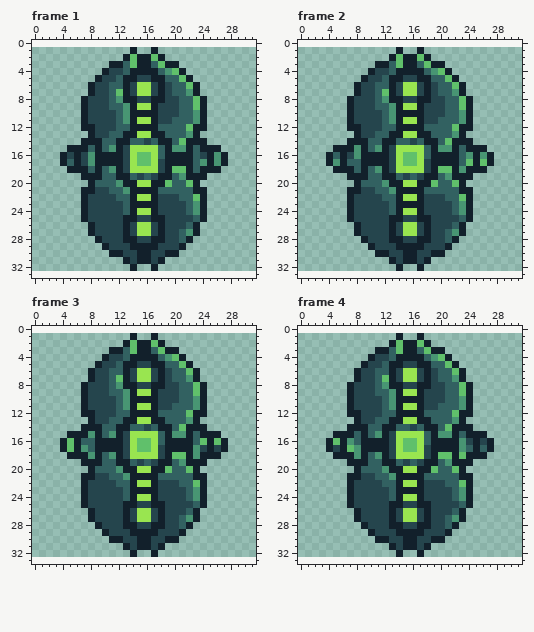
Two states of a pixel-art file, Project_Bolts/lib/spritesheets/Animations/LaserAntlion/Roll/Antlion_Roll.aseprite. That is the earlier state.
32x32 pixels, 6 frames. Shown: frame 1, frame 2, frame 3, frame 4. The old version is drawn lined up with the new one, on the new canvas. The commit also changed other frames, which this record leaves out.
The same view after the edit:
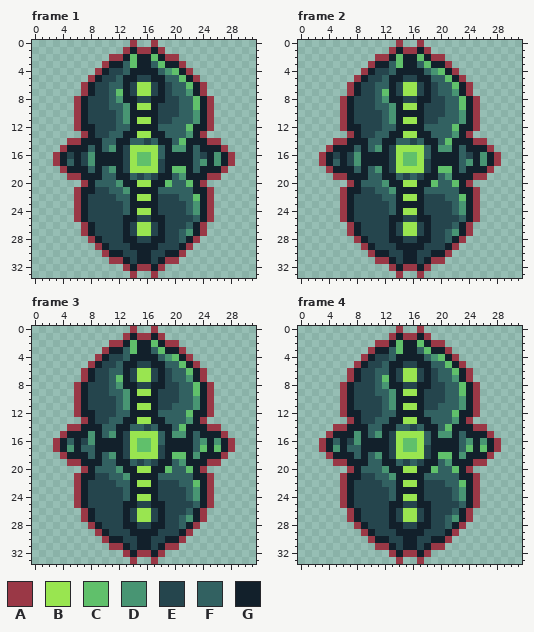
Palette (. is transparent): A #9a3846  B #99e550  C #60c06b  D #489573  E #25454d  F #326161  G #12202b
Edits made:
canvas 32x32 -> 32x34, the old top-left corner now at 0,1
Changed rows in their new state; - is an unchanged pixel.
Frame 1:
first column x 3:
 0 -----------A--A-----------
 1 ----------A-AA-A----------
 2 --------AA------AA--------
 3 -------A----------A-------
 4 ------A------------A------
 5 -----A--------------A-----
 6 ----A----------------A----
 7 ----A----------------A----
 8 ---A------------------A---
 9 ---A------------------A---
10 ---A------------------A---
11 ---A------------------A---
12 ---A------------------A---
13 ----A----------------A----
14 --AA------------------AA--
15 -A----------------------A-
16 A------------------------A
17 A------------------------A
18 -A----------------------A-
19 --AA------------------AA--
20 ----A----------------A----
21 ---A------------------A---
22 ---A------------------A---
23 ---A------------------A---
24 ---A------------------A---
25 ---A------------------A---
26 ----A----------------A----
27 ----A----------------A----
28 -----A--------------A-----
29 ------A------------A------
30 -------A----------A-------
31 --------AA------AA--------
32 ----------A-AA-A----------
33 -----------A--A-----------
Frame 2:
first column x 3:
 0 -----------A--A-----------
 1 ----------A-AA-A----------
 2 --------AA------AA--------
 3 -------A----------A-------
 4 ------A------------A------
 5 -----A--------------A-----
 6 ----A----------------A----
 7 ----A----------------A----
 8 ---A------------------A---
 9 ---A------------------A---
10 ---A------------------A---
11 ---A------------------A---
12 ---A------------------A---
13 ----A----------------A----
14 --AA------------------AA--
15 -A---F------------------A-
16 A-E------------------E---A
17 A-F-ED---------------D-D-A
18 -A------------------F---A-
19 --AA------------------AA--
20 ----A----------------A----
21 ---A------------------A---
22 ---A------------------A---
23 ---A------------------A---
24 ---A------------------A---
25 ---A------------------A---
26 ----A----------------A----
27 ----A----------------A----
28 -----A--------------A-----
29 ------A------------A------
30 -------A----------A-------
31 --------AA------AA--------
32 ----------A-AA-A----------
33 -----------A--A-----------
Frame 3:
first column x 3:
 0 -----------A--A-----------
 1 ----------A-AA-A----------
 2 --------AA------AA--------
 3 -------A----------A-------
 4 ------A------------A------
 5 -----A--------------A-----
 6 ----A----------------A----
 7 ----A----------------A----
 8 ---A------------------A---
 9 ---A------------------A---
10 ---A------------------A---
11 ---A------------------A---
12 ---A------------------A---
13 ----A----------------A----
14 --AA------------------AA--
15 -A----------------------A-
16 A-F-ED---------------D-D-A
17 A-D-F---------------FC-C-A
18 -A---F------------------A-
19 --AA------------------AA--
20 ----A----------------A----
21 ---A------------------A---
22 ---A------------------A---
23 ---A------------------A---
24 ---A------------------A---
25 ---A------------------A---
26 ----A----------------A----
27 ----A----------------A----
28 -----A--------------A-----
29 ------A------------A------
30 -------A----------A-------
31 --------AA------AA--------
32 ----------A-AA-A----------
33 -----------A--A-----------
Frame 4:
first column x 3:
 0 -----------A--A-----------
 1 ----------A-AA-A----------
 2 --------AA------AA--------
 3 -------A----------A-------
 4 ------A------------A------
 5 -----A--------------A-----
 6 ----A----------------A----
 7 ----A----------------A----
 8 ---A------------------A---
 9 ---A------------------A---
10 ---A------------------A---
11 ---A------------------A---
12 ---A------------------A---
13 ----A----------------A----
14 --AA------------------AA--
15 -A---D------------------A-
16 A-F-ED--------------FD-D-A
17 A-D-FF--------------FC-C-A
18 -A---F--------------D---A-
19 --AA------------------AA--
20 ----A----------------A----
21 ---A------------------A---
22 ---A------------------A---
23 ---A------------------A---
24 ---A------------------A---
25 ---A------------------A---
26 ----A----------------A----
27 ----A----------------A----
28 -----A--------------A-----
29 ------A------------A------
30 -------A----------A-------
31 --------AA------AA--------
32 ----------A-AA-A----------
33 -----------A--A-----------
Where, in picture pixels (left, top, right, bottom), the same in both pictures:
added: (53, 40, 235, 278)
changed: (319, 40, 501, 278)
changed: (53, 326, 235, 564)
changed: (319, 326, 501, 564)
